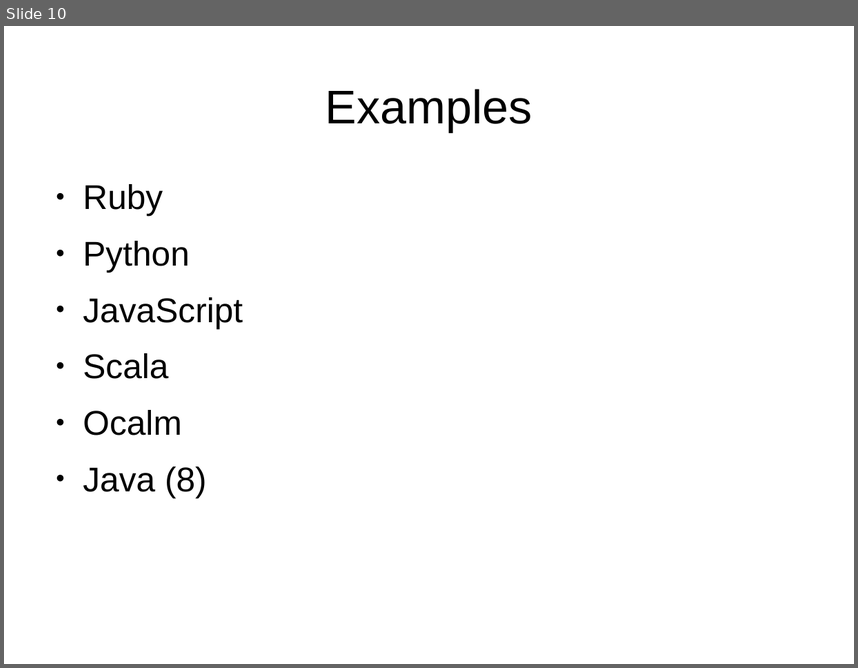
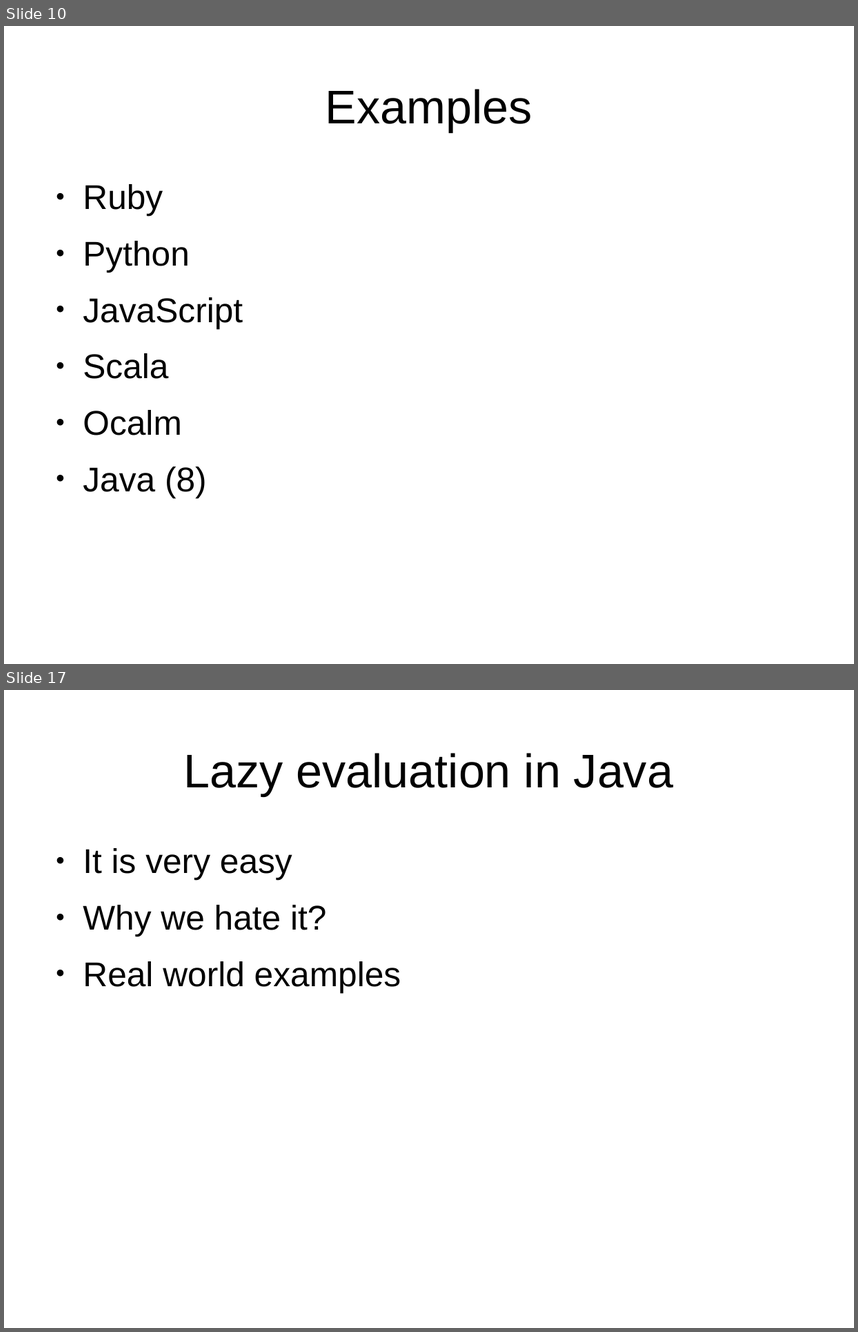
Before and after one commit to Koziolek/warsjawa_2014, a slide deck: beginning_fp/ch1.odp. Shown one above the other, each under a label of ours: slide 10 before the commit, slides 10 and 17 after it; the slides between them are not shown. The pictures are 858x668 and 858x1332 pixels, drawn with LibreOffice and Linux fonts; fonts in the diff are those of the drawing. Boxes give left, top, right and bottom in pixels: in the first picture for what was removed or moved away, otherwise in the second. Text is boxed around its words. In the diff, an @@ line names an element or a change of style, - is before the commit and + after.

```diff
--- a/beginning_fp/ch1.odp
+++ b/beginning_fp/ch1.odp
@@ slide 17 added at [4,690,854,1328], background #FFFFFF @@
@@ title added at [184,753,673,796], 44 pt, text #000000 @@
+Lazy evaluation in Java
@@ text added at [83,848,401,992], 32 pt, text #000000 @@
+● It is very easy
+● Why we hate it?
+● Real world examples
```
Also in this commit, not shown: 2 slides changed, 8 other slides added, 2 other files.
